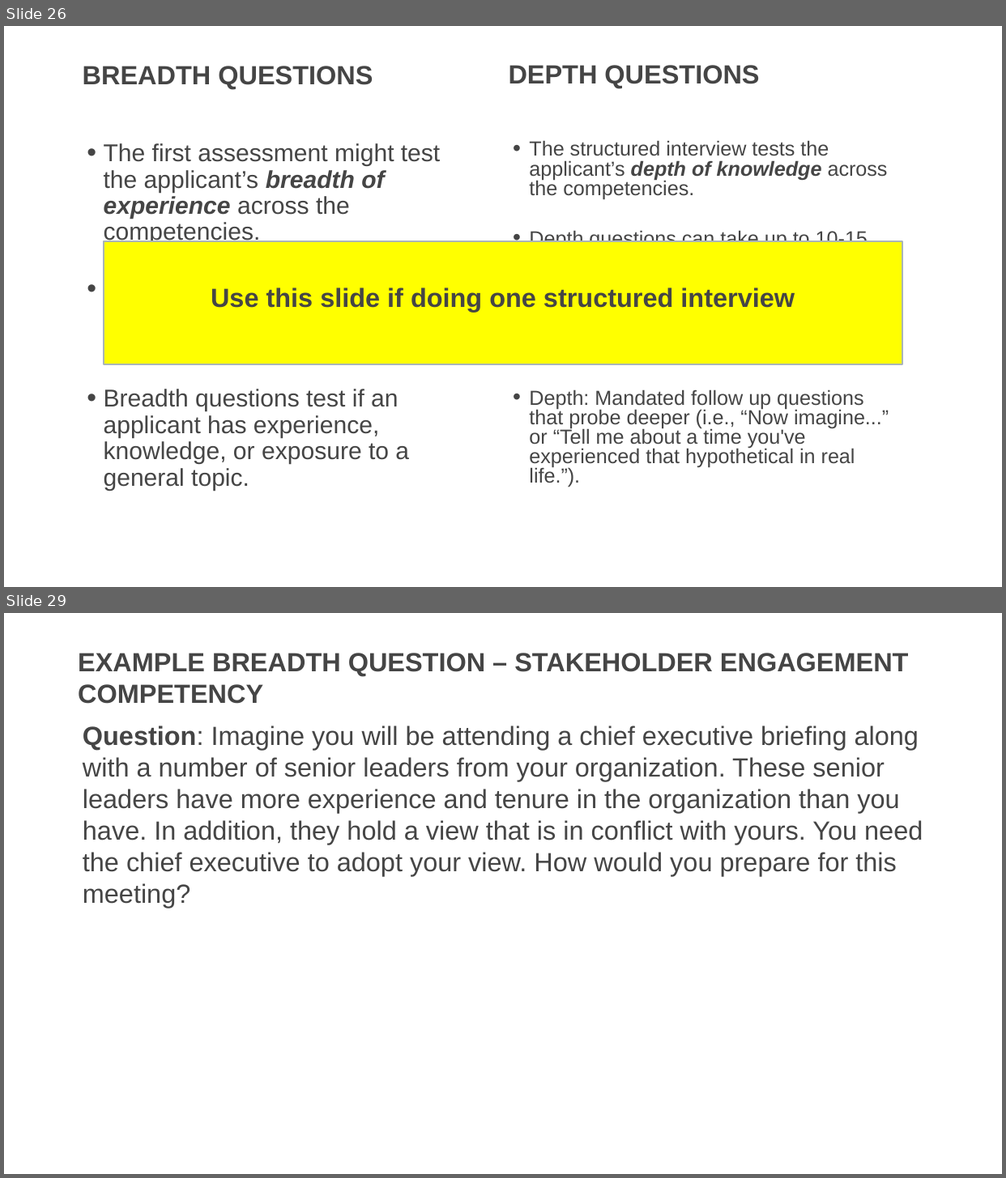
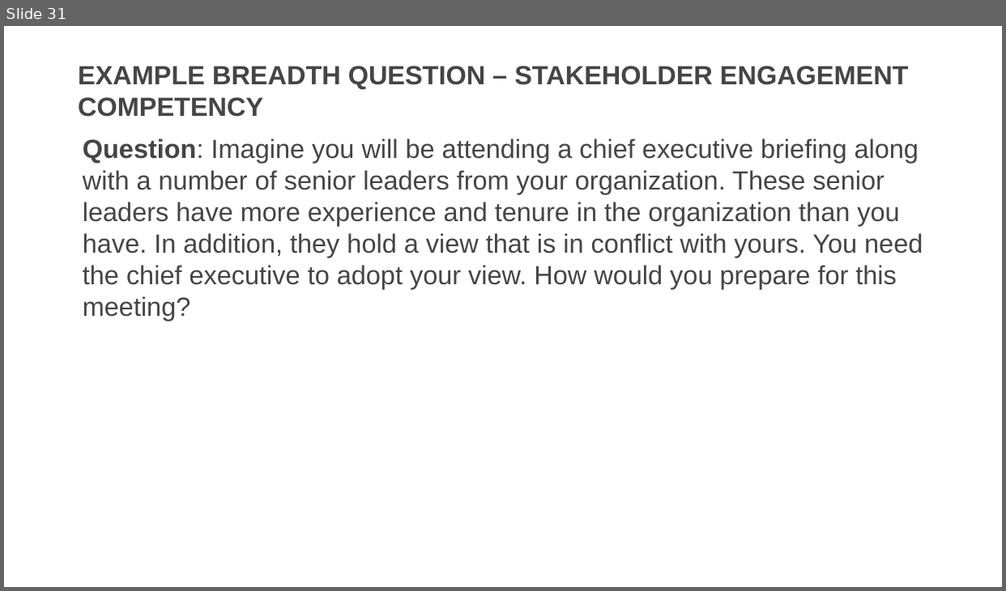
Before and after one commit to usds/SME-QA-Website, a slide deck: toolkit/job-analysis/job-analysis-presentation.pptx. Shown one above the other, each under a label of ours: slides 26 and 29 before the commit, slide 31 after it; the slides between them are not shown. The pictures are 1006x1178 and 1006x591 pixels, drawn with LibreOffice and Linux fonts; fonts in the diff are those of the drawing. Boxes give left, top, right and bottom in pixels: in the first picture for what was removed or moved away, otherwise in the second. Text is boxed around its words. In the diff, an @@ line names an element or a change of style, - is before the commit and + after.

```diff
--- a/toolkit/job-analysis/job-analysis-presentation.pptx
+++ b/toolkit/job-analysis/job-analysis-presentation.pptx
@@ slide 26 removed at box(4, 26, 1002, 587), background #FFFFFF @@
@@ title removed at box(83, 66, 373, 89) @@
-BREADTH QUESTIONS
@@ text removed at box(509, 65, 759, 88) @@
-DEPTH QUESTIONS
@@ text removed at box(104, 143, 462, 491) @@
-• The first assessment might test the applicant’s breadth of experience across the competencies.
-• Breadth questions tend to take 5-10 minutes for an applicant to answer.
-• Breadth questions test if an applicant has experience, knowledge, or exposure to a general topic.
@@ text removed at box(529, 140, 889, 487) @@
-• The structured interview tests the applicant’s depth of knowledge across the competencies.
-• Depth questions can take up to 10-15 minutes for an applicant to answer.
-• Depth questions test how an applicant reacts and responds to changes in the presented situation.
-• Depth: Mandated follow up questions that probe deeper (i.e., “Now imagine...” or “Tell me about a time you've experienced that hypothetical in real life.”).
@@ rectangle removed at box(104, 241, 902, 365) @@
-Use this slide if doing one structured interview
@@ what was slide 29 is now slide 31 @@
```
Also in this commit, not shown: 15 slides changed, 5 slides added, 2 other files.
